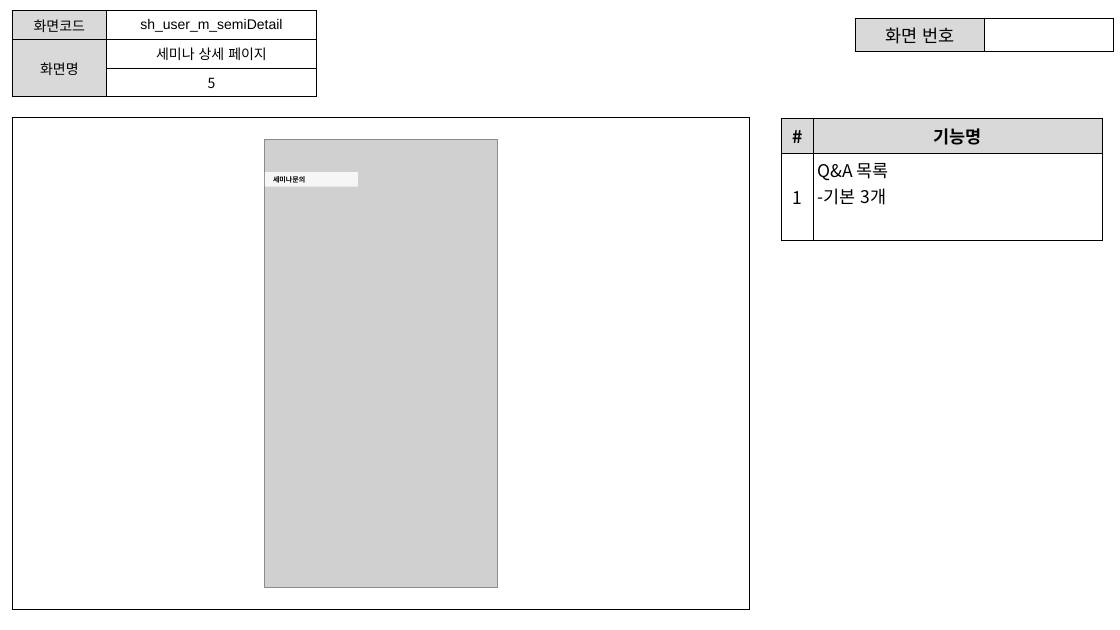
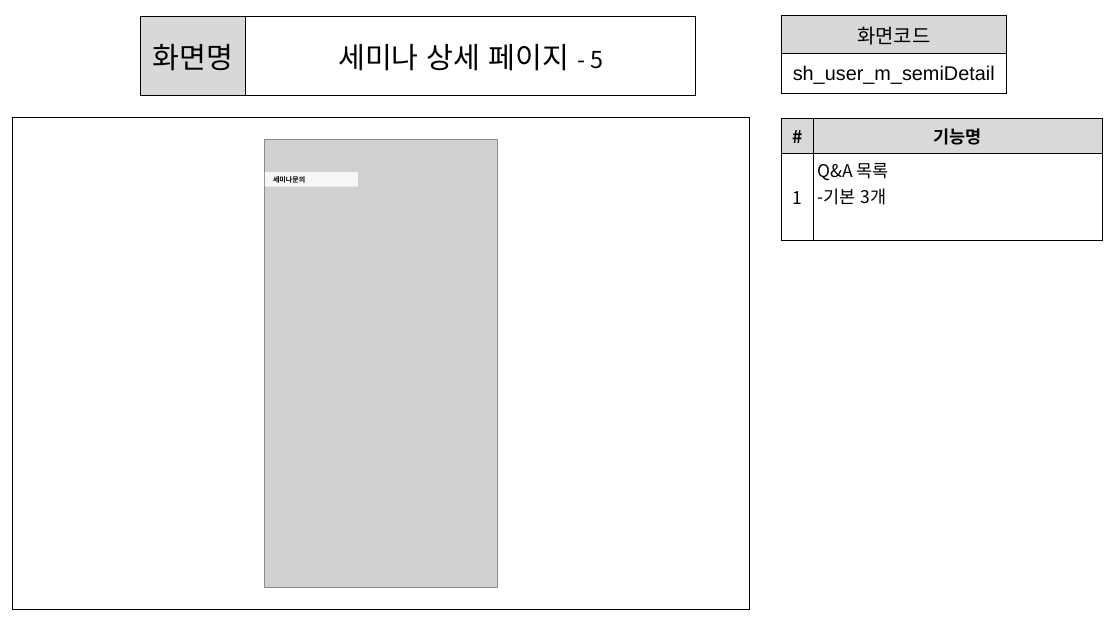
Before and after one commit to ezenteam2/e-Zone, a slide deck: slide 14 of 0 발표용 파워포인트/project05 - 파워포인트 종합 - 서희.pptx. Drawn at 1120x630 pixels with LibreOffice and Linux fonts; fonts in the diff are those of the drawing; grey boxes stand for pictures. Boxes give left, top, right and bottom in pixels: in the first picture for what was removed or moved away, otherwise in the second. Text is boxed around its words. In the diff, an @@ line names an element or a change of style, - is before the commit and + after.

```diff
--- a/0 발표용 파워포인트/project05 - 파워포인트 종합 - 서희.pptx
+++ b/0 발표용 파워포인트/project05 - 파워포인트 종합 - 서희.pptx
@@ table at <box>140,17,696,96</box> @@
-row 1: 화면코드 | sh_user_m_semiDetail
-row 2: 화면명 | 세미나 상세 페이지
-row 3:  | 5
+row 1: 화면명 | 세미나 상세 페이지 - 5
@@ table: place and size @@
-table at <box>12,11,317,92</box>
+table at <box>140,17,696,96</box>
@@ table added at <box>782,15,1007,93</box>, 2 rows, 1 columns @@
+화면코드
+sh_user_m_semiDetail
@@ table removed at <box>855,18,1114,48</box>, 1 rows, 2 columns @@
-화면 번호 | 
```
Also in this commit, not shown: 29 other slides changed, 1 other file.
